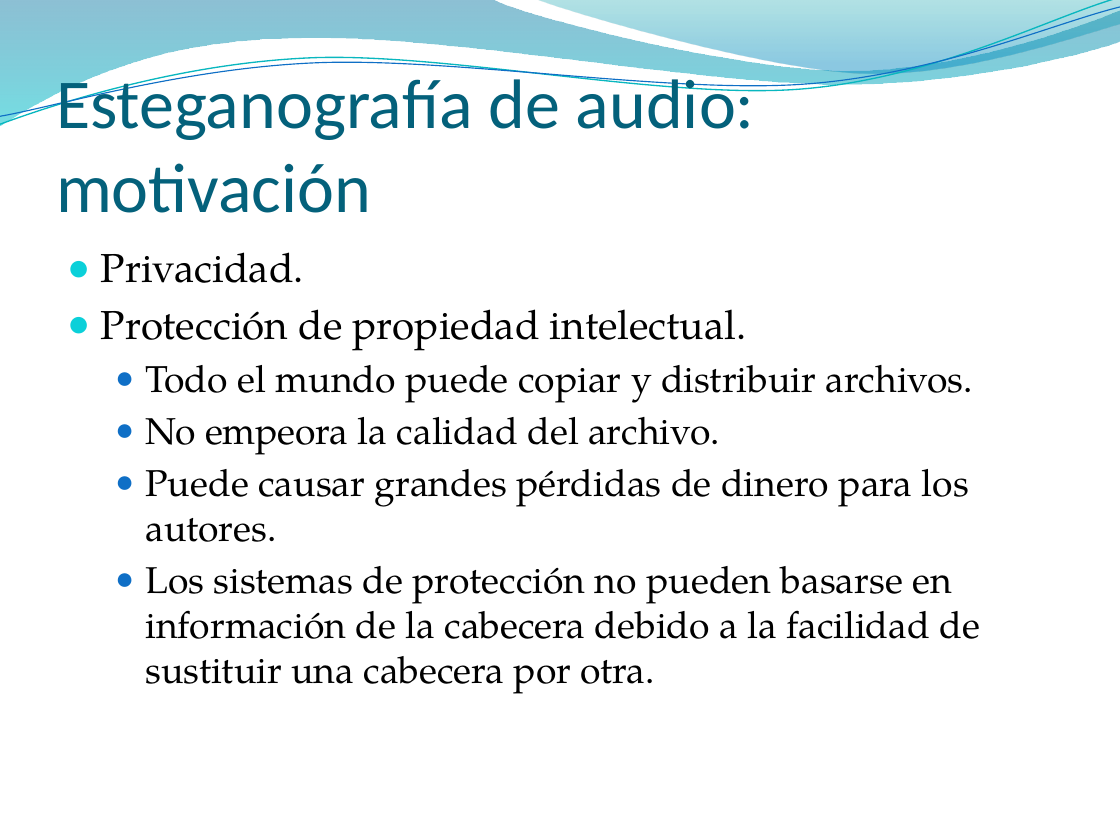
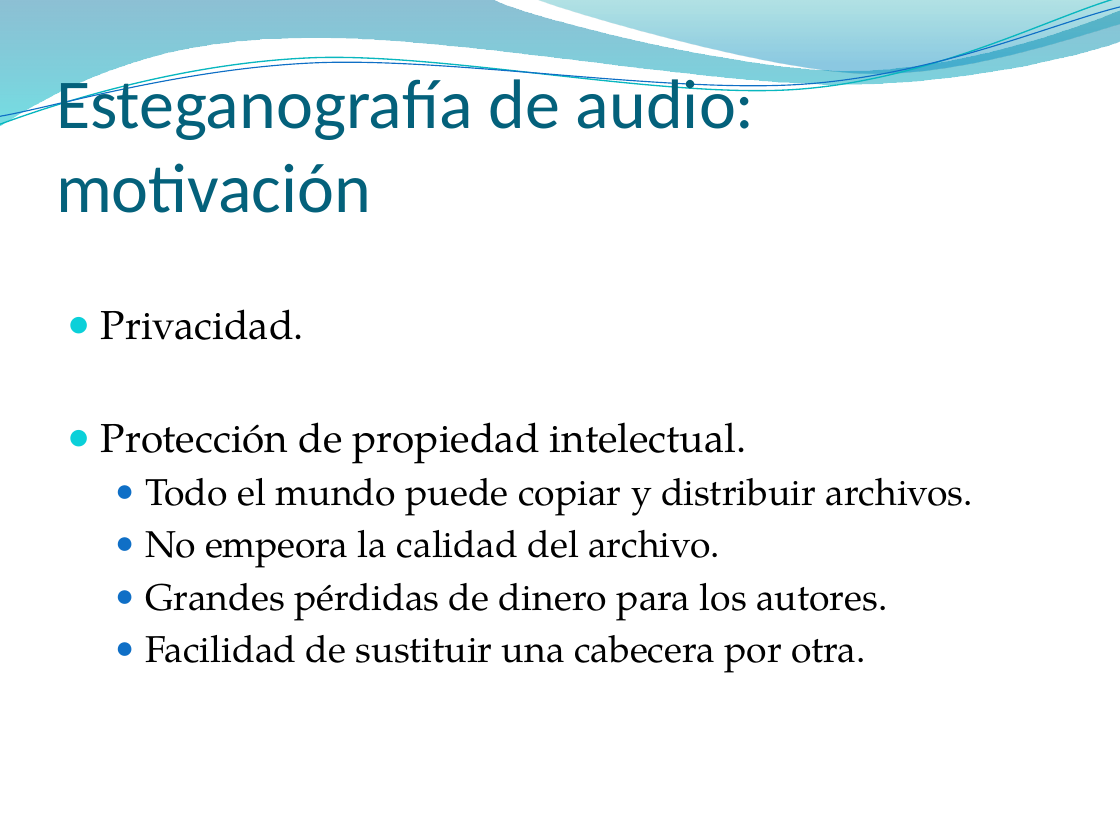
Before and after one commit to pasruiben/esteganografia-criptografia, a slide deck: slide 17 of doc/Ocultar datos en archivos de sonido.pptx (slide 14 before the commit). Drawn at 1120x840 pixels with LibreOffice and Linux fonts; fonts in the diff are those of the drawing; background and template pictures are left out. Boxes give left, top, right and bottom in pixels: in the first picture for what was removed or moved away, otherwise in the second. Text is boxed around its words. In the diff, an @@ line names an element or a change of style, - is before the commit and + after.

```diff
--- a/doc/Ocultar datos en archivos de sonido.pptx
+++ b/doc/Ocultar datos en archivos de sonido.pptx
@@ text at [145, 583, 887, 673]: text changed @@
-  ● Puede causar grandes pérdidas de dinero para los autores.
-  ● Los sistemas de protección no pueden basarse en información de la cabecera debido a la facilidad de sustituir una cabecera por otra.
+  ● Grandes pérdidas de dinero para los autores.
+  ● Facilidad de sustituir una cabecera por otra.
```
Also in this commit, not shown: 16 other slides changed, 21 slides added.
